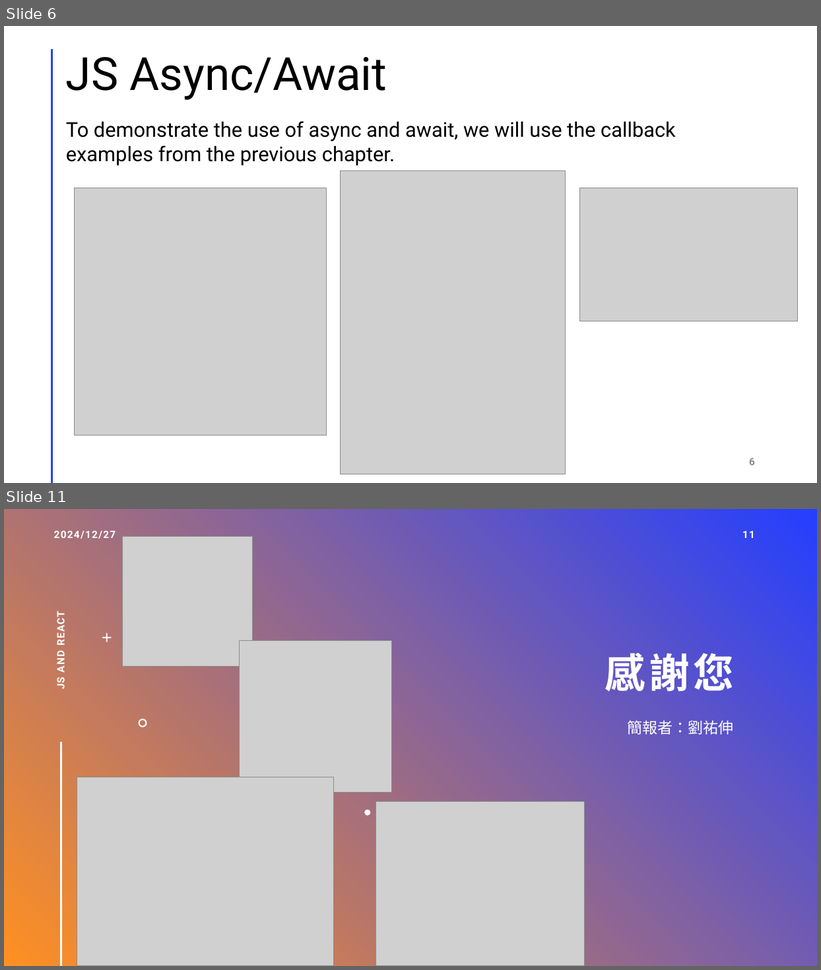
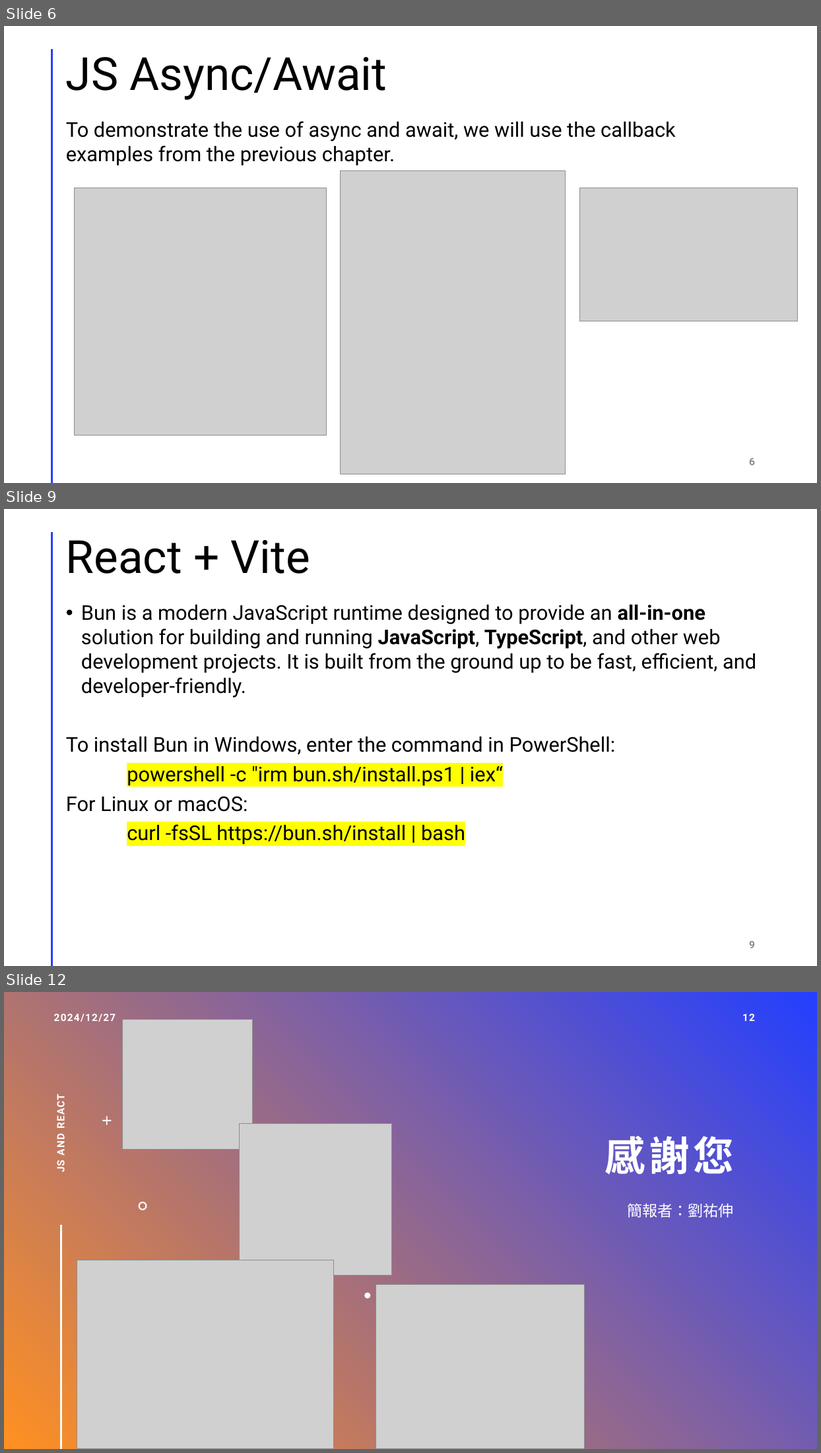
Before and after one commit to one030914/front-end-in-class, a slide deck: week15/report.pptx. Shown one above the other, each under a label of ours: slides 6 and 11 before the commit, slides 6, 9 and 12 after it; the slides between them are not shown. The pictures are 821x970 and 821x1453 pixels, drawn with LibreOffice and Linux fonts; fonts in the diff are those of the drawing; grey boxes stand for pictures. Boxes give left, top, right and bottom in pixels: in the first picture for what was removed or moved away, otherwise in the second. Text is boxed around its words. In the diff, an @@ line names an element or a change of style, - is before the commit and + after.

```diff
--- a/week15/report.pptx
+++ b/week15/report.pptx
@@ slide 9 added at [4,509,817,966], background #FFFFFF; not listed: 1 template element that a slide beside it also shows @@
@@ title added at [66,540,310,574], 54 pt, text #000000 @@
+React + Vite
@@ text added at [66,605,756,845], 24 pt, text #000000 @@
+• Bun is a modern JavaScript runtime designed to provide an all-in-one solution for building and running JavaScript, TypeScript, and other web development projects. It is built from the ground up to be fast, efficient, and developer-friendly.
+To install Bun in Windows, enter the command in PowerShell:
+powershell -c "irm bun.sh/install.ps1 | iex“
+For Linux or macOS:
+curl -fsSL https://bun.sh/install | bash
@@ page number added at [749,941,755,949], 12 pt, text #8C8C8C, bold @@
+9
@@ what was slide 11 is now slide 12 @@
@@ page number at [743,1014,755,1021]: text changed @@
-11
+12
```
Also in this commit, not shown: 3 slides changed, 2 other slides added, 2 slides removed, 1 other file.
